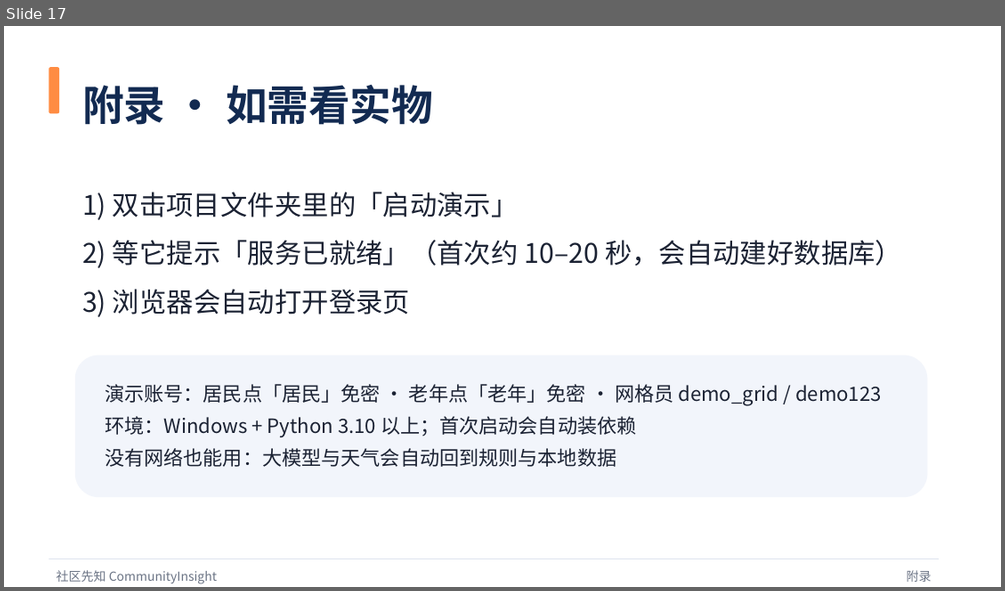
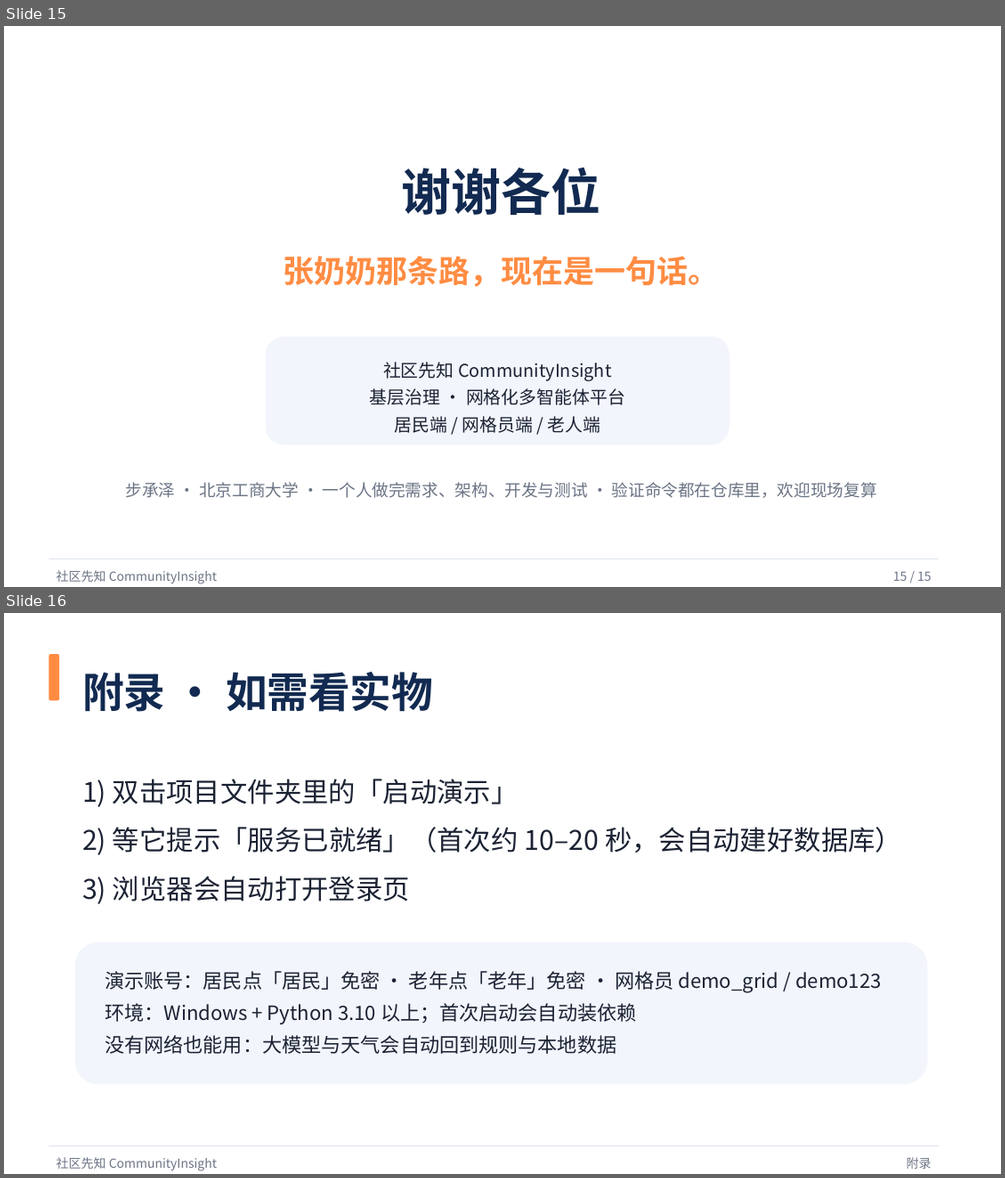
Before and after one commit to woshuofengsu/campus-insight-agent, a slide deck: docs/competition/9月22日路演-社区先知.pptx. Shown one above the other, each under a label of ours: slide 17 before the commit, slides 15 and 16 after it. The pictures are 1005x591 and 1005x1178 pixels, drawn with LibreOffice and Linux fonts; fonts in the diff are those of the drawing. Boxes give left, top, right and bottom in pixels: in the first picture for what was removed or moved away, otherwise in the second. Text is boxed around its words. In the diff, an @@ line names an element or a change of style, - is before the commit and + after.

```diff
--- a/docs/competition/9月22日路演-社区先知.pptx
+++ b/docs/competition/9月22日路演-社区先知.pptx
@@ slide 15 added at (x1=4, y1=26, x2=1001, y2=587), background #FFFFFF @@
@@ text added at (x1=402, y1=168, x2=601, y2=215), 48 pt, text #122A51, bold @@
+谢谢各位
@@ text added at (x1=283, y1=256, x2=720, y2=287), 30 pt, text #FF8C42, bold @@
+张奶奶那条路，现在是一句话。
@@ rounded rectangle added at (x1=266, y1=337, x2=729, y2=445), fill #F2F5FB @@
@@ text added at (x1=370, y1=362, x2=625, y2=433), 17 pt, text #1B2233 @@
+社区先知 CommunityInsight
+基层治理 · 网格化多智能体平台
+居民端 / 网格员端 / 老人端
@@ text added at (x1=125, y1=482, x2=877, y2=498), 16 pt, text #6B7485 @@
+步承泽 · 北京工商大学 · 一个人做完需求、架构、开发与测试 · 验证命令都在仓库里，欢迎现场复算
@@ rectangle added at (x1=48, y1=558, x2=938, y2=559), fill #DDE3EE @@
@@ text added at (x1=57, y1=570, x2=217, y2=584), 12 pt, text #6B7485 @@
+社区先知 CommunityInsight
@@ text added at (x1=893, y1=572, x2=931, y2=580), 12 pt, text #6B7485 @@
+15 / 15
@@ what was slide 17 is now slide 16 @@
```
Also in this commit, not shown: 14 slides changed, 2 slides removed, 8 other files.
